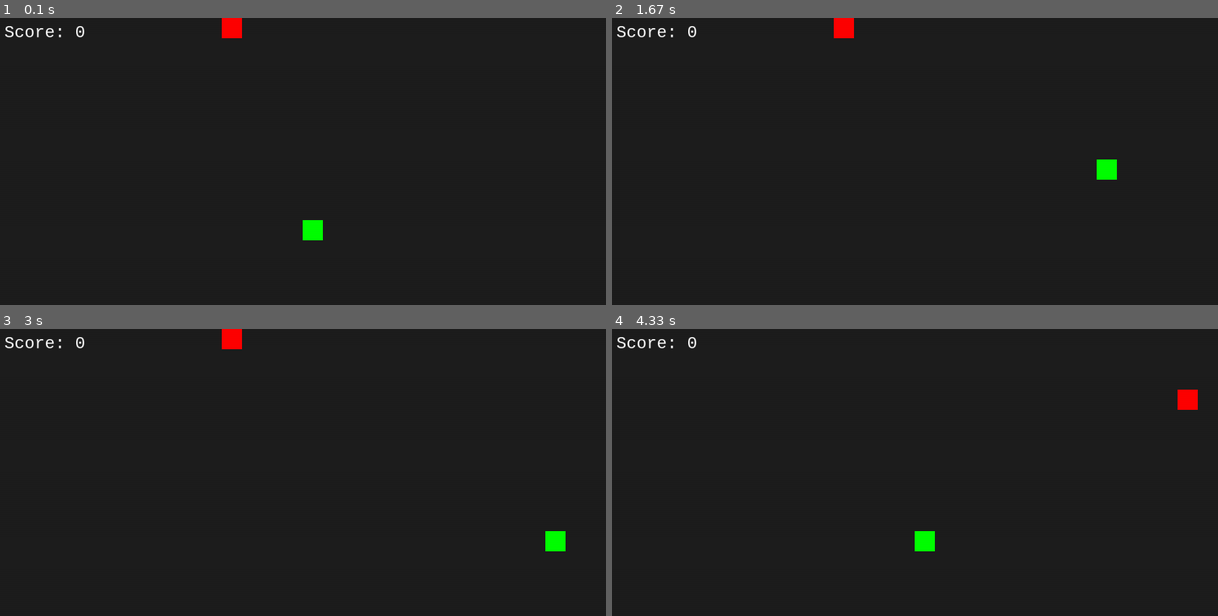
Above: before the commit, frames 1-4 (two rows, left to right).
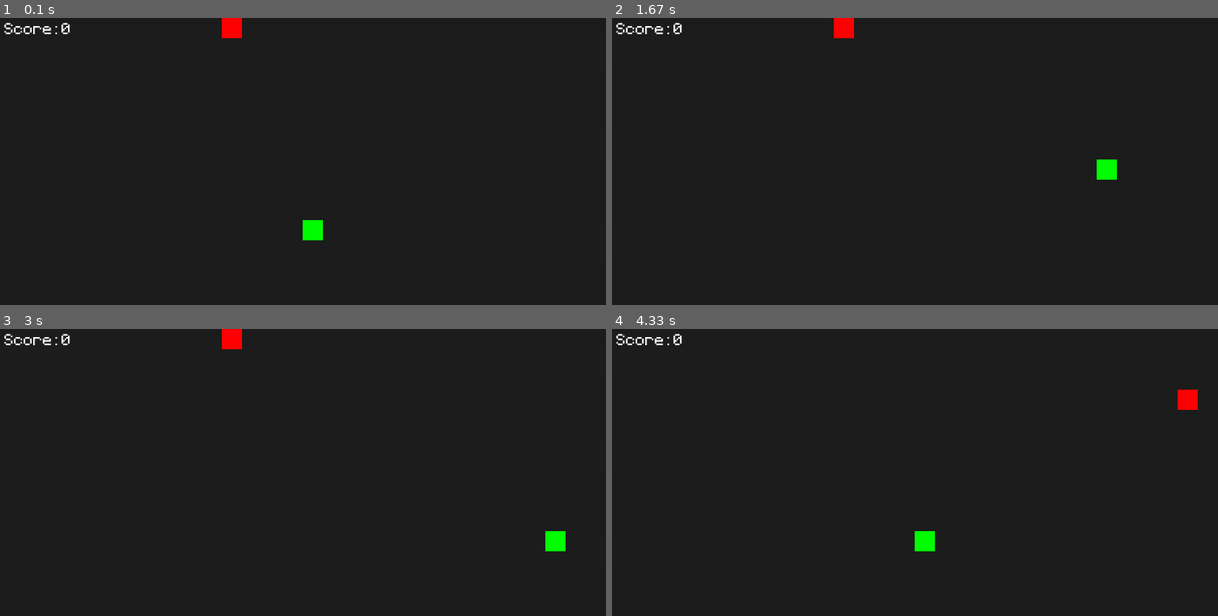
Above: after the commit, the same moments.

Repository: p2well/playground-pygame
Game: pygame game, started from game-snake.py
Same seed, same stepped clock (60 frames per second), same inputs: the game is played once before the commit and once after it.
Inputs:
- Up to frame 1 (0.1 s): no input
- Up to frame 2 (1.67 s): hold Right 0.33-0.8 s; hold Up 0.83-1.3 s; hold Right from 1.33 s (still down)
- Up to frame 3 (3 s): release Right at 1.8 s; hold Down 2.4-2.7 s; hold Left from 2.73 s (still down)
- Up to frame 4 (4.33 s): release Left at 3.13 s; hold Up 3.17-3.53 s; hold Right 3.57-4.2 s; tap Space at 4.23 s

The runs differ from the first frame. In frame 1, 0.3% of the frame differs, in the area x 0-14%, y 1-7%; in frame 2, 0.3%; in frame 3, 0.3%; in frame 4, 0.3%.

Commit message:
Use pixel type font

Diff:
--- a/game-snake.py
+++ b/game-snake.py
@@ -18,7 +18,7 @@
 screen = pygame.display.set_mode((SCREEN_WIDTH, SCREEN_HEIGHT))
 pygame.display.set_caption('Snake')
 clock = pygame.time.Clock()
-font = pygame.font.SysFont('consolas', 36)
+font = pygame.font.Font('fonts/pixeltype.ttf', 50)
 
 
 def draw_rect(cell, color):
Renamed: font/pixeltype.ttf -> fonts/pixeltype.ttf
